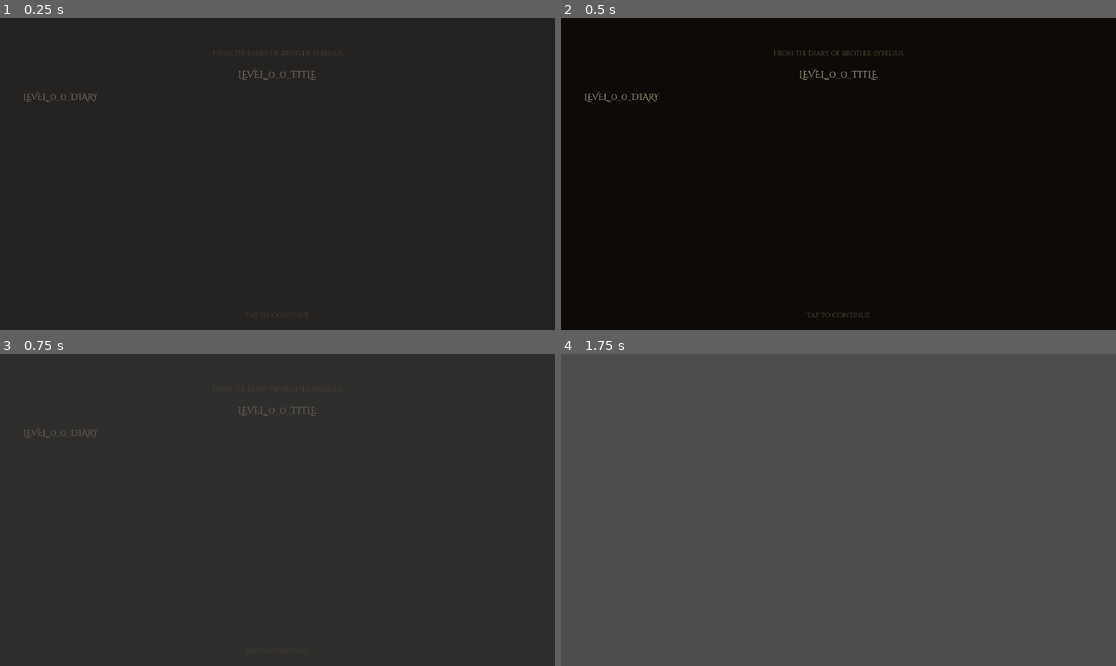
Above: before the commit, frames 1-4 (two rows, left to right).
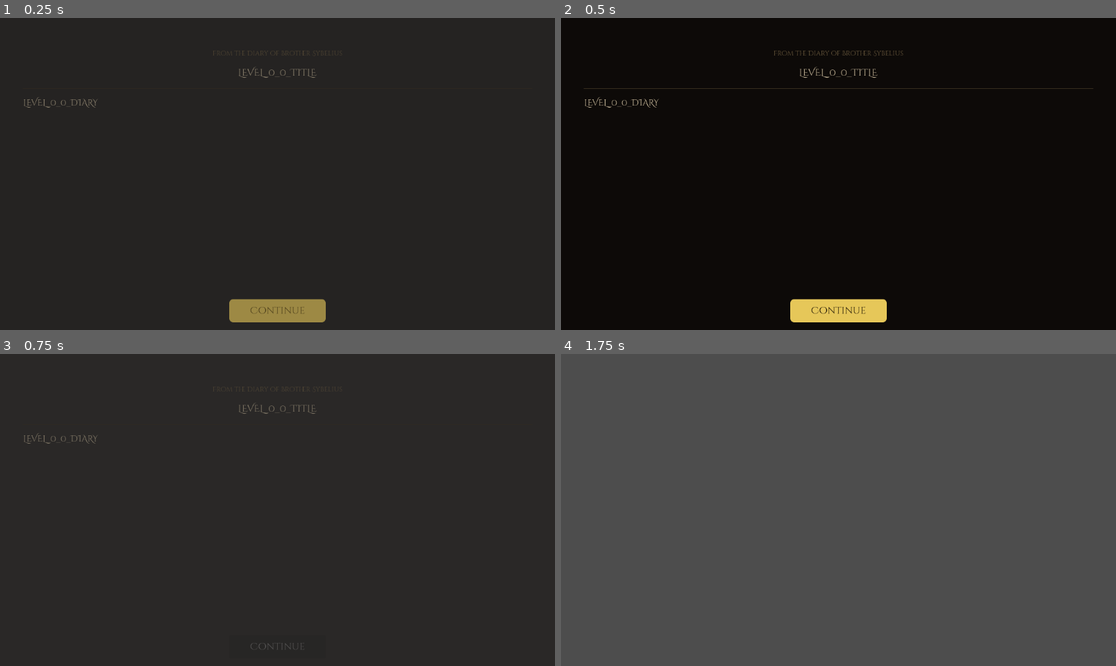
Above: after the commit, the same moments.

Repository: teologoeretico1975/LeTavoleDiAshan
Game: Godot game, scene res://scenes/DiaryScreen.tscn
Two runs of this game, one before a commit and one after it. Both use one fixed random seed, a clock stepped at 60 frames per second and the inputs below. This scene is started directly instead of the project's main scene.
Inputs (mouse positions are in pixels of both pictures, inside the frame that each line leads up to):
- Up to frame 1 (0.25 s): no input
- Up to frame 2 (0.5 s): no input
- Up to frame 3 (0.75 s): click (277, 647) at 0.5 s, where only the run after the commit has a clickable "Continue"
- Up to frame 4 (1.75 s): tap Enter (ui_accept) at 1.25 s; move the mouse to (960, 494) at 1.27 s; hold Enter (ui_accept) from 1.28 s (still down); click (960, 494) at 1.42 s

The runs differ from the first frame. In frame 1, 1.6% of the frame differs, in the area x 4-59%, y 15-98%; in frame 2, 1.9%, in the area x 4-96%, y 15-98%; in frame 3, 0.3%; in frame 4, nothing differs.

Commit message:
DiaryScreen: fix text rendering, replace auto-dismiss with Continue button
- Label dentro ScrollContainer: imposta custom_minimum_size.x dopo layout
  settle per forzare autowrap (bug: testo non appariva)
- Rimosso auto-dismiss e tap-to-skip; uscita solo via pulsante Continua
- Autoscroll mantenuto come effetto (40 px/s) ma non blocca il pulsante
- Aggiunta chiave DIARY_CONTINUE in IT/EN/ES al CSV

Co-Authored-By: Claude Sonnet 4.6 <noreply@anthropic.com>

Diff:
--- a/assets/translations/translations.csv
+++ b/assets/translations/translations.csv
@@ -249,3 +249,4 @@
 "LEVEL_6_11_DIARY,""L'ultima tavola è al suo posto. L'ordine è completo. Ashan è"",""The last tablet is in its place. The order is complete. Ashan is"",""La última tabla está en su lugar. El orden está completo. Ashan es""";
 DIARY_HEADER,"Dal Diario di Frate Sybelius","From the Diary of Brother Sybelius","Del Diario del Hermano Sybelius";
 DIARY_TAP_TO_SKIP,"Tocca per continuare","Tap to continue","Toca para continuar";
+DIARY_CONTINUE,Continua,Continue,Continuar;
--- a/scenes/DiaryScreen.gd
+++ b/scenes/DiaryScreen.gd
@@ -1,34 +1,34 @@
 # scenes/DiaryScreen.gd
 #
 # Schermata narrativa post-livello: mostra il frammento del diario di Frate Sybelius
-# corrispondente al livello appena completato, con autoscroll e fade in/out.
+# corrispondente al livello appena completato. Il giocatore esce solo premendo
+# il pulsante "Continua" — nessun auto-dismiss.
 #
-# Uso (da GameBoard, dopo la risoluzione del puzzle):
+# Uso (da GameBoard._try_show_diary):
 #   var diary := load("res://scenes/DiaryScreen.tscn").instantiate()
 #   diary.chapter_index = chapter
 #   diary.level_index   = level_id
 #   diary.next_scene    = "res://scenes/ui/LevelSelect.tscn"
 #   get_tree().root.add_child(diary)
-#
-# La schermata si aggiunge direttamente a root come CanvasLayer, sovrapponendosi
-# alla scena corrente (GameBoard). Quando la sequenza termina (o l'utente tocca lo
-# schermo), chiama change_scene_to_file(next_scene) e si autodistrugge.
 
 class_name DiaryScreen
 extends CanvasLayer
 
-# Parametri iniettati dal chiamante prima di add_child().
 var chapter_index: int = 0
 var level_index:   int = 0
 var next_scene:    String = ""
 
-# Riferimenti ai nodi costruiti in _build_ui().
 var _root_control:     Control
 var _scroll_container: ScrollContainer
 var _text_label:       Label
-
-# Flag anti-rientro: _navigate_away() deve girare una volta sola.
-var _navigating: bool = false
+var _btn_continue:     Button
+var _navigating:       bool = false
+
+const COL_GOLD     := Color(0.9,  0.78, 0.35)
+const COL_TEXT     := Color(0.784, 0.722, 0.604)   # #c8b89a
+const COL_MUTED    := Color(0.42, 0.353, 0.243)    # #6b5a3e
+const COL_BG       := Color(0.051, 0.039, 0.031)   # #0d0a08
+const COL_BTN_TEXT := Color(0.102, 0.063, 0.0)     # testo scuro sul bottone oro
 
 
 # ---------------------------------------------------------------------------
@@ -41,47 +41,45 @@
 
 
 func _build_ui() -> void:
-	# Control root: serve come pivot per il fade (modulate alpha).
-	# MOUSE_FILTER_STOP cattura tutti i click/touch per il "tap to skip".
+	var font := ResourceLoader.load(
+		"res://assets/fonts/Cinzel_Decorative/CinzelDecorative-Regular.ttf"
+	) as Font
+
+	# Root control — pivot del fade, blocca input alla scena sottostante.
 	_root_control = Control.new()
-	_root_control.name = "Root"
+	_root_control.name         = "Root"
+	_root_control.mouse_filter = Control.MOUSE_FILTER_STOP
+	_root_control.modulate     = Color(1.0, 1.0, 1.0, 0.0)
 	_root_control.set_anchors_preset(Control.PRESET_FULL_RECT)
-	_root_control.modulate   = Color(1.0, 1.0, 1.0, 0.0)
-	_root_control.mouse_filter = Control.MOUSE_FILTER_STOP
-	_root_control.gui_input.connect(_on_gui_input)
 	add_child(_root_control)
 
-	# Sfondo quasi-nero con tono caldo (#0d0a08).
+	# Sfondo.
 	var bg := ColorRect.new()
-	bg.color       = Color(0.051, 0.039, 0.031)
+	bg.color        = COL_BG
 	bg.mouse_filter = Control.MOUSE_FILTER_IGNORE
 	bg.set_anchors_preset(Control.PRESET_FULL_RECT)
 	_root_control.add_child(bg)
 
-	# Margini laterali 48 px, spazio per SkipLabel in basso.
+	# Margini: margin_bottom 100 px per lasciare spazio al pulsante.
 	var margin := MarginContainer.new()
 	margin.set_anchors_preset(Control.PRESET_FULL_RECT)
 	margin.add_theme_constant_override("margin_left",   48)
 	margin.add_theme_constant_override("margin_right",  48)
 	margin.add_theme_constant_override("margin_top",    64)
-	margin.add_theme_constant_override("margin_bottom", 80)
+	margin.add_theme_constant_override("margin_bottom", 100)
 	_root_control.add_child(margin)
 
 	var vbox := VBoxContainer.new()
-	vbox.add_theme_constant_override("separation", 20)
+	vbox.add_theme_constant_override("separation", 16)
 	margin.add_child(vbox)
 
-	var font := ResourceLoader.load(
-		"res://assets/fonts/Cinzel_Decorative/CinzelDecorative-Regular.ttf"
-	) as Font
-
-	# Header: "Dal Diario di Frate Sybelius"
+	# Header.
 	var header := Label.new()
 	header.name                 = "HeaderLabel"
 	header.text                 = tr("DIARY_HEADER")
 	header.horizontal_alignment = HORIZONTAL_ALIGNMENT_CENTER
 	header.add_theme_font_size_override("font_size", 14)
-	header.add_theme_color_override("font_color", Color("#6b5a3e"))
+	header.add_theme_color_override("font_color", COL_MUTED)
 	if font != null:
 		header.add_theme_font_override("font", font)
 	vbox.add_child(header)
@@ -92,51 +90,76 @@
 	title_lbl.text                 = tr("LEVEL_%d_%d_TITLE" % [chapter_index, level_index])
 	title_lbl.horizontal_alignment = HORIZONTAL_ALIGNMENT_CENTER
 	title_lbl.add_theme_font_size_override("font_size", 20)
-	title_lbl.add_theme_color_override("font_color", Color("#c8b89a"))
+	title_lbl.add_theme_color_override("font_color", COL_TEXT)
 	if font != null:
 		title_lbl.add_theme_font_override("font", font)
 	vbox.add_child(title_lbl)
 
-	# ScrollContainer: EXPAND_FILL per occupare tutto lo spazio disponibile;
-	# scrollbar nascosta perché l'utente non deve scorrere manualmente.
+	# Separatore visivo.
+	var sep := HSeparator.new()
+	sep.modulate = COL_MUTED
+	vbox.add_child(sep)
+
+	# ScrollContainer — scrollbar nascosta, scroll orizzontale disabilitato.
+	# NOTA: il Label figlio non usa SIZE_EXPAND_FILL perché dentro ScrollContainer
+	# causerebbe larghezza indeterminata e il testo non si vedrebbe. La larghezza
+	# corretta viene imposta via custom_minimum_size.x in _start_sequence(),
+	# dopo che il layout è stabilizzato.
 	_scroll_container = ScrollContainer.new()
-	_scroll_container.size_flags_vertical      = Control.SIZE_EXPAND_FILL
-	_scroll_container.vertical_scroll_mode     = ScrollContainer.SCROLL_MODE_SHOW_NEVER
-	_scroll_container.horizontal_scroll_mode   = ScrollContainer.SCROLL_MODE_DISABLED
+	_scroll_container.size_flags_vertical    = Control.SIZE_EXPAND_FILL
+	_scroll_container.vertical_scroll_mode   = ScrollContainer.SCROLL_MODE_SHOW_NEVER
+	_scroll_container.horizontal_scroll_mode = ScrollContainer.SCROLL_MODE_DISABLED
 	vbox.add_child(_scroll_container)
 
-	# Corpo del diario.
 	_text_label = Label.new()
-	_text_label.name              = "TextLabel"
-	_text_label.text              = tr("LEVEL_%d_%d_DIARY" % [chapter_index, level_index])
-	_text_label.autowrap_mode     = TextServer.AUTOWRAP_WORD
-	_text_label.size_flags_horizontal = Control.SIZE_EXPAND_FILL
+	_text_label.name          = "TextLabel"
+	_text_label.text          = tr("LEVEL_%d_%d_DIARY" % [chapter_index, level_index])
+	_text_label.autowrap_mode = TextServer.AUTOWRAP_WORD
+	# SIZE_FILL (non EXPAND_FILL): si adatta alla larghezza del container senza espanderlo.
+	_text_label.size_flags_horizontal = Control.SIZE_FILL
 	_text_label.add_theme_font_size_override("font_size", 18)
-	_text_label.add_theme_color_override("font_color", Color("#c8b89a"))
+	_text_label.add_theme_color_override("font_color", COL_TEXT)
 	if font != null:
 		_text_label.add_theme_font_override("font", font)
 	_scroll_container.add_child(_text_label)
 
-	# SkipLabel: ancorata al bordo inferiore del root control (fuori dal MarginContainer).
-	var skip := Label.new()
-	skip.name                 = "SkipLabel"
-	skip.text                 = tr("DIARY_TAP_TO_SKIP")
-	skip.horizontal_alignment = HORIZONTAL_ALIGNMENT_CENTER
-	skip.anchor_left          = 0.0
-	skip.anchor_right         = 1.0
-	skip.anchor_top           = 1.0
-	skip.anchor_bottom        = 1.0
-	skip.offset_top           = -40.0
-	skip.offset_bottom        = -8.0
-	skip.add_theme_font_size_override("font_size", 14)
-	skip.add_theme_color_override("font_color", Color("#6b5a3e"))
-	if font != null:
-		skip.add_theme_font_override("font", font)
-	_root_control.add_child(skip)
-
-
-# ---------------------------------------------------------------------------
-# Sequenza automatica
+	# Pulsante "Continua" — ancorato in basso al centro, fuori dal MarginContainer.
+	_btn_continue = Button.new()
+	_btn_continue.name   = "ContinueButton"
+	_btn_continue.text   = tr("DIARY_CONTINUE")
+	_btn_continue.anchor_left   = 0.5
+	_btn_continue.anchor_right  = 0.5
+	_btn_continue.anchor_top    = 1.0
+	_btn_continue.anchor_bottom = 1.0
+	_btn_continue.offset_left   = -100.0
+	_btn_continue.offset_right  =  100.0
+	_btn_continue.offset_top    = -64.0
+	_btn_continue.offset_bottom = -16.0
+	_btn_continue.add_theme_font_size_override("font_size", 20)
+	_btn_continue.add_theme_color_override("font_color", COL_BTN_TEXT)
+	if font != null:
+		_btn_continue.add_theme_font_override("font", font)
+	var s_normal := StyleBoxFlat.new()
+	s_normal.bg_color = COL_GOLD
+	s_normal.corner_radius_top_left     = 8
+	s_normal.corner_radius_top_right    = 8
+	s_normal.corner_radius_bottom_left  = 8
+	s_normal.corner_radius_bottom_right = 8
+	var s_hover := StyleBoxFlat.new()
+	s_hover.bg_color = COL_GOLD.lightened(0.15)
+	s_hover.corner_radius_top_left     = 8
+	s_hover.corner_radius_top_right    = 8
+	s_hover.corner_radius_bottom_left  = 8
+	s_hover.corner_radius_bottom_right = 8
+	_btn_continue.add_theme_stylebox_override("normal",  s_normal)
+	_btn_continue.add_theme_stylebox_override("hover",   s_hover)
+	_btn_continue.add_theme_stylebox_override("pressed", s_hover)
+	_btn_continue.pressed.connect(_navigate_away)
+	_root_control.add_child(_btn_continue)
+
+
+# ---------------------------------------------------------------------------
+# Sequenza di ingresso + autoscroll
 # ---------------------------------------------------------------------------
 
 func _start_sequence() -> void:
@@ -145,58 +168,42 @@
 	tween_in.tween_property(_root_control, "modulate:a", 1.0, 0.4)
 	await tween_in.finished
 
-	# Pausa iniziale di lettura.
-	await get_tree().create_timer(2.0).timeout
-
-	# Aspetta due frame perché il layout sia stabilizzato prima di leggere le altezze.
+	# Aspetta due frame: il layout deve essere stabilizzato prima di leggere
+	# le dimensioni dei nodi e impostare custom_minimum_size sul testo.
 	await get_tree().process_frame
 	await get_tree().process_frame
 
-	# Autoscroll proporzionale alla lunghezza del testo (50 px/sec).
-	var content_h:  float = _text_label.size.y
-	var visible_h:  float = _scroll_container.size.y
+	# Fix larghezza Label dentro ScrollContainer: senza questo, autowrap non si
+	# attiva perché ScrollContainer non propaga una larghezza al figlio.
+	_text_label.custom_minimum_size.x = _scroll_container.size.x
+	await get_tree().process_frame
+
+	# Pausa iniziale prima dell'autoscroll.
+	await get_tree().create_timer(2.0).timeout
+
+	# Autoscroll proporzionale alla lunghezza del testo (40 px/s — velocità leggibile).
+	var content_h:   float = _text_label.size.y
+	var visible_h:   float = _scroll_container.size.y
 	var scroll_dist: float = maxf(0.0, content_h - visible_h)
 
 	if scroll_dist > 1.0:
-		var duration: float = scroll_dist / 50.0
+		var duration: float = scroll_dist / 40.0
 		var tween_scroll := create_tween()
 		tween_scroll.tween_property(_scroll_container, "scroll_vertical", int(scroll_dist), duration)
-		await tween_scroll.finished
-
-	# Pausa finale prima di navigare.
-	await get_tree().create_timer(1.0).timeout
-
-	_navigate_away()
-
-
-# ---------------------------------------------------------------------------
-# Input — "tocca per continuare"
-# ---------------------------------------------------------------------------
-
-func _on_gui_input(event: InputEvent) -> void:
-	if event is InputEventMouseButton:
-		if (event as InputEventMouseButton).pressed:
-			_navigate_away()
-	elif event is InputEventScreenTouch:
-		if (event as InputEventScreenTouch).pressed:
-			_navigate_away()
-
-
-func _unhandled_input(event: InputEvent) -> void:
-	if event.is_action_pressed("ui_accept") or event.is_action_pressed("ui_cancel"):
-		_navigate_away()
-
-
-# ---------------------------------------------------------------------------
-# Navigazione
+		# Non awaita il tween: l'autoscroll è un effetto, non un gate di uscita.
+		# Il giocatore può premere "Continua" in qualsiasi momento.
+
+
+# ---------------------------------------------------------------------------
+# Navigazione — solo via pulsante
 # ---------------------------------------------------------------------------
 
 func _navigate_away() -> void:
 	if _navigating:
 		return
 	_navigating = true
-
-	# Fade out, poi cambia scena e rimuovi questo nodo da root.
+	_btn_continue.disabled = true
+
 	var tween := create_tween()
 	tween.tween_property(_root_control, "modulate:a", 0.0, 0.4)
 	await tween.finished
